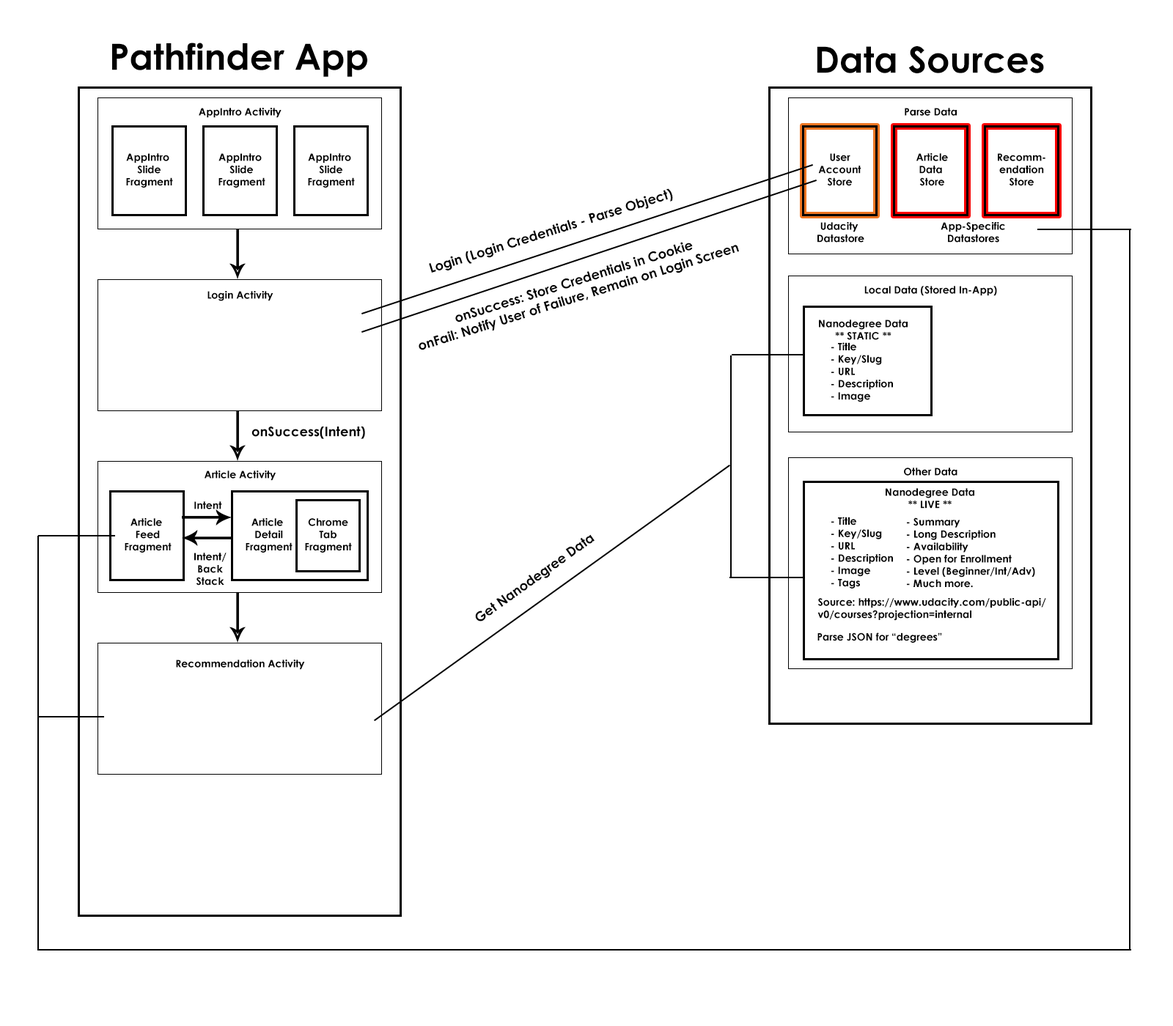
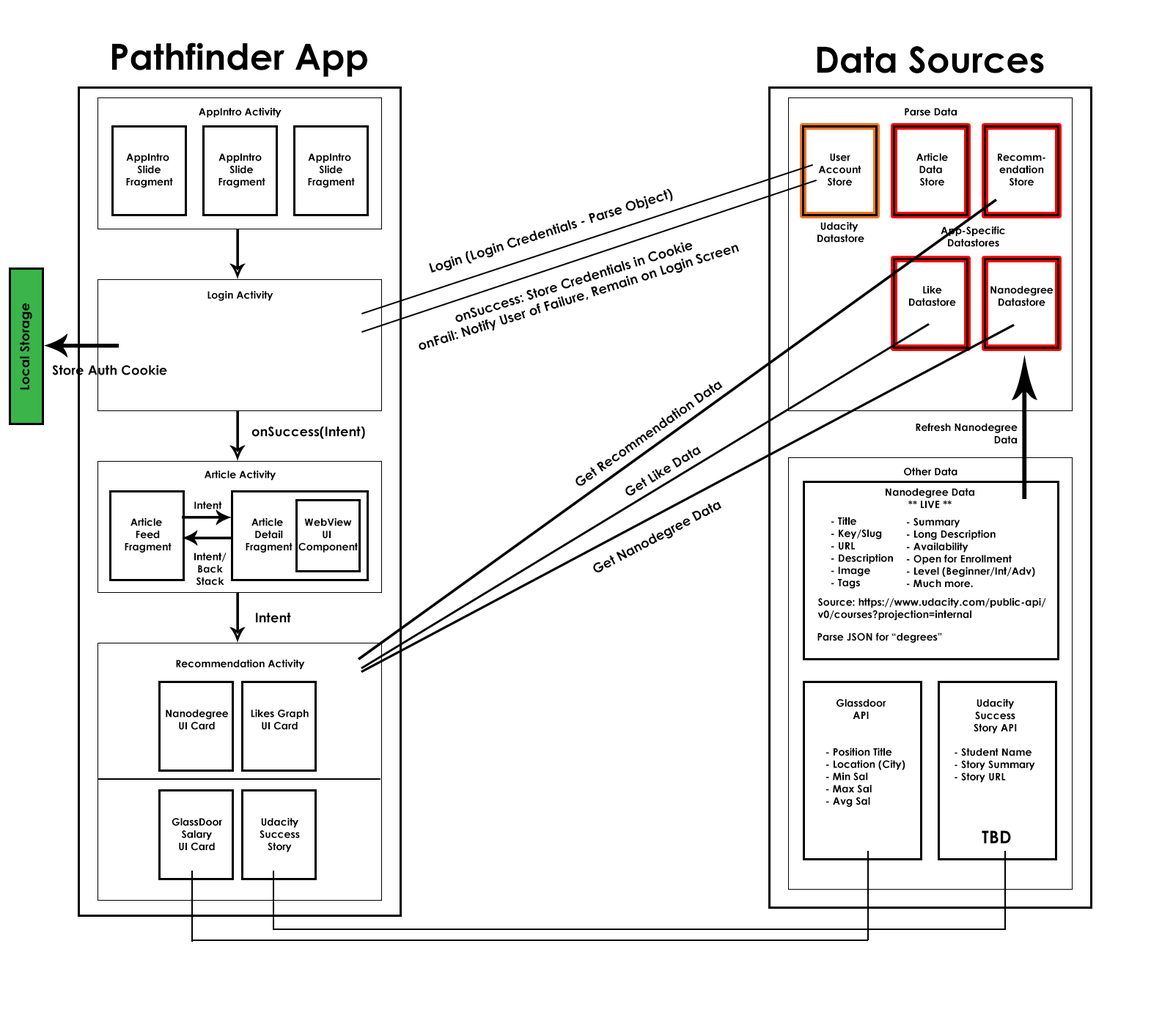
The second w=1173, h=1026 image is a revision of the first. Changes to its layers:
painted on "Rectangle 1 copy" over [768, 722, 1093, 909]
painted on "Rectangle 2 copy 4" (in "Data Sources" › "Other Data") over [787, 668, 1073, 890]
added layer "Get Recommendation Data" in group "Other Data" over [575, 381, 723, 486]
painted on "Get Nanodegree Data" over [474, 501, 722, 622]
removed layer "Shape 8" from group "Other Data" over [37, 228, 1131, 951]
renamed "Shape 6" to "Shape 7 copy", moved it above "Shape 7", painted on it over [357, 198, 997, 670]
painted on "Shape 7" over [360, 323, 1015, 722]
added layer "Shape 12" in group "Other Data" over [191, 850, 1006, 942]
added layer "Rectangle 3 copy 14" in group "Other Data" over [937, 680, 1057, 861]
added layer "Rectangle 3 copy 13" in group "Other Data" over [802, 680, 923, 861]
removed group "Local Data" (5 layers) from group "Data Sources" over [787, 275, 1073, 433]
removed layer "Rectangle 2 copy 4" (2nd of 2, in "Data Sources" › "Local Data") from group "Local Data" over [787, 275, 1073, 433]
added layer "Rectangle 3 copy 7" in group "Parse data" over [983, 257, 1060, 349]
moved "Rectangle 3 copy 5" into group "Parse data", painted on it over [802, 257, 969, 417]
painted on "Rectangle 2" (1st of 2, in "Data Sources" › "Parse data") over [787, 253, 1073, 412]
added layer "Rectangle 5" in group "Article" over [8, 267, 44, 426]
added layer "Rectangle 3 copy 11" in group "Recommendation" over [241, 789, 317, 881]
added layer "Rectangle 3 copy 10" in group "Recommendation" over [158, 789, 234, 881]
added layer "Rectangle 3 copy 9" in group "Recommendation" over [241, 680, 317, 772]
moved "Rectangle 3 copy 3" into group "Recommendation", painted on it over [111, 535, 234, 772]
painted on "Rectangle 2 copy 3" over [97, 773, 382, 901]
…and 25 more changes (19 added, 1 moved_by, 1 painted, 4 removed, 1 renamed)
